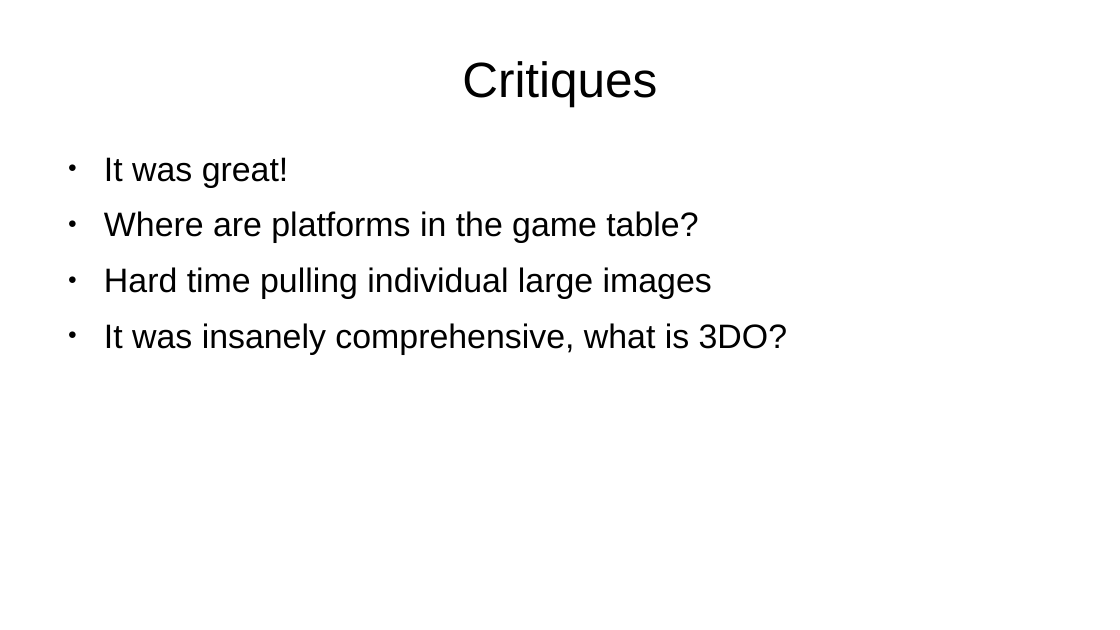
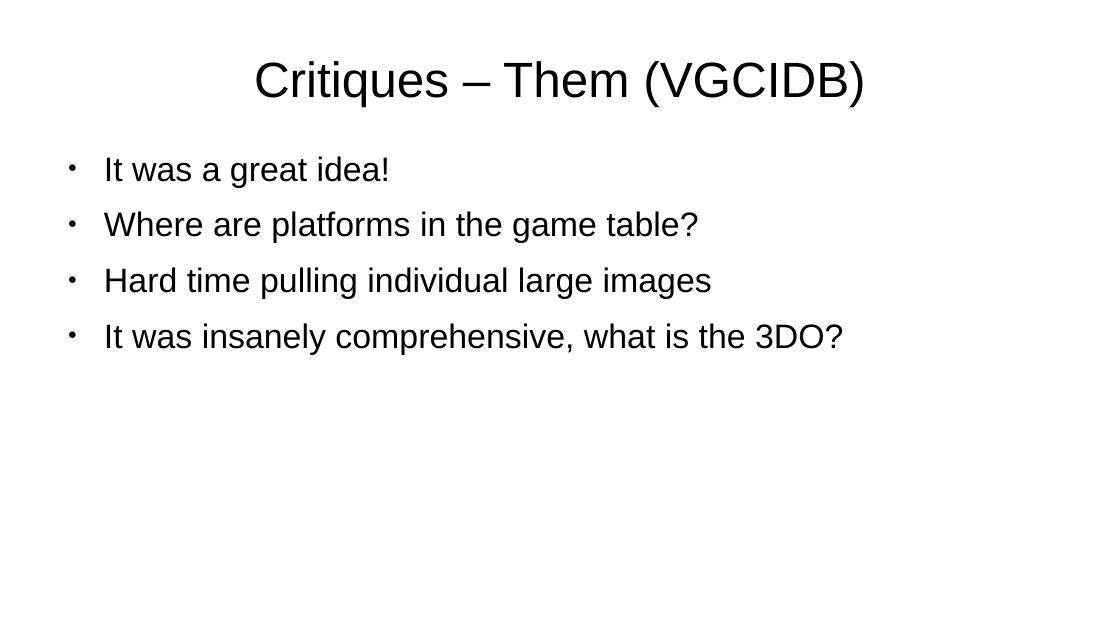
Before and after one commit to swilery/cs373-idb, a slide deck: slide 12 of SWE presentation.odp (slide 10 before the commit). Drawn at 1120x630 pixels with LibreOffice and Linux fonts; fonts in the diff are those of the drawing. Boxes give left, top, right and bottom in pixels: in the first picture for what was removed or moved away, otherwise in the second. Text is boxed around its words. In the diff, an @@ line names an element or a change of style, - is before the commit and + after.

Commit message:
Updated presentation

```diff
--- a/SWE presentation.odp
+++ b/SWE presentation.odp
@@ title at [254,61,865,107]: text changed @@
-Critiques
+Critiques – Them (VGCIDB)
@@ text at [104,156,390,188]: text changed @@
-● It was great!
+● It was a great idea!
@@ text at [104,323,843,354]: text changed @@
-● It was insanely comprehensive, what is 3DO?
+● It was insanely comprehensive, what is the 3DO?
```
Also in this commit, not shown: 1 other slide changed, 4 slides added, 1 other file.
